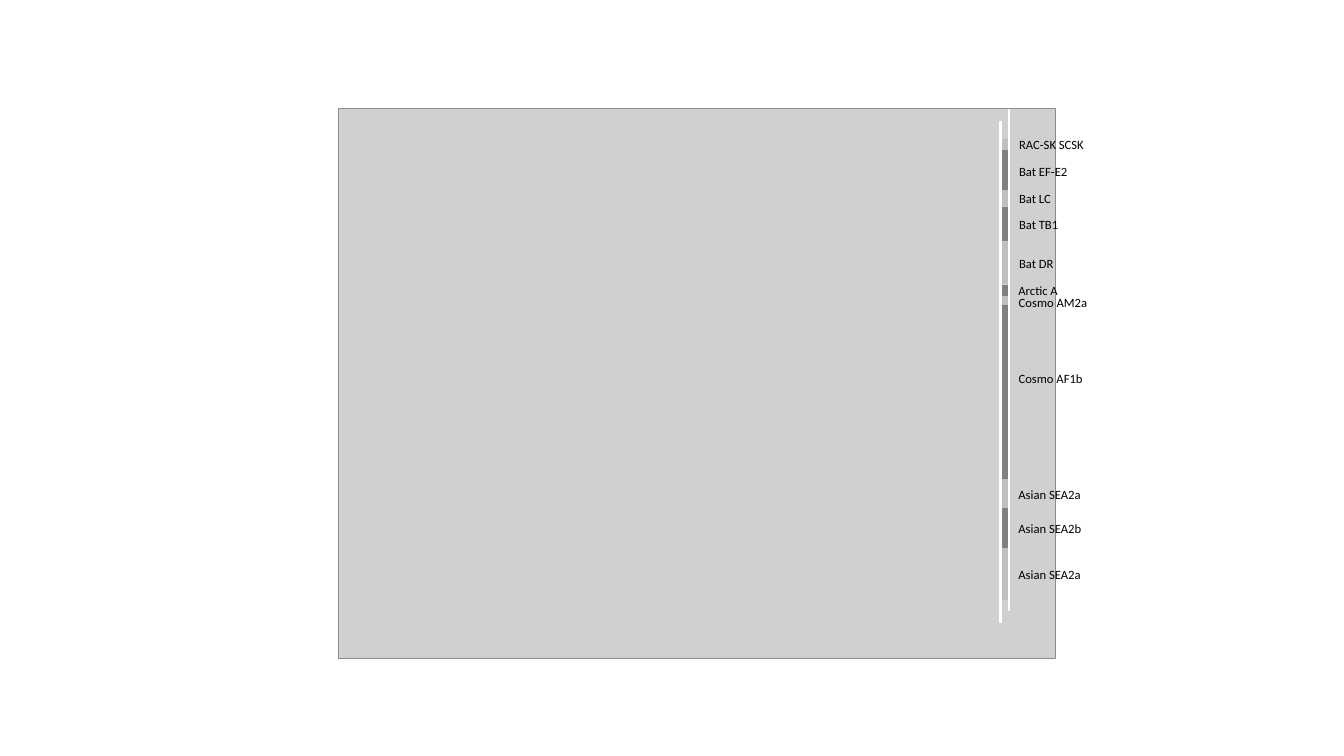
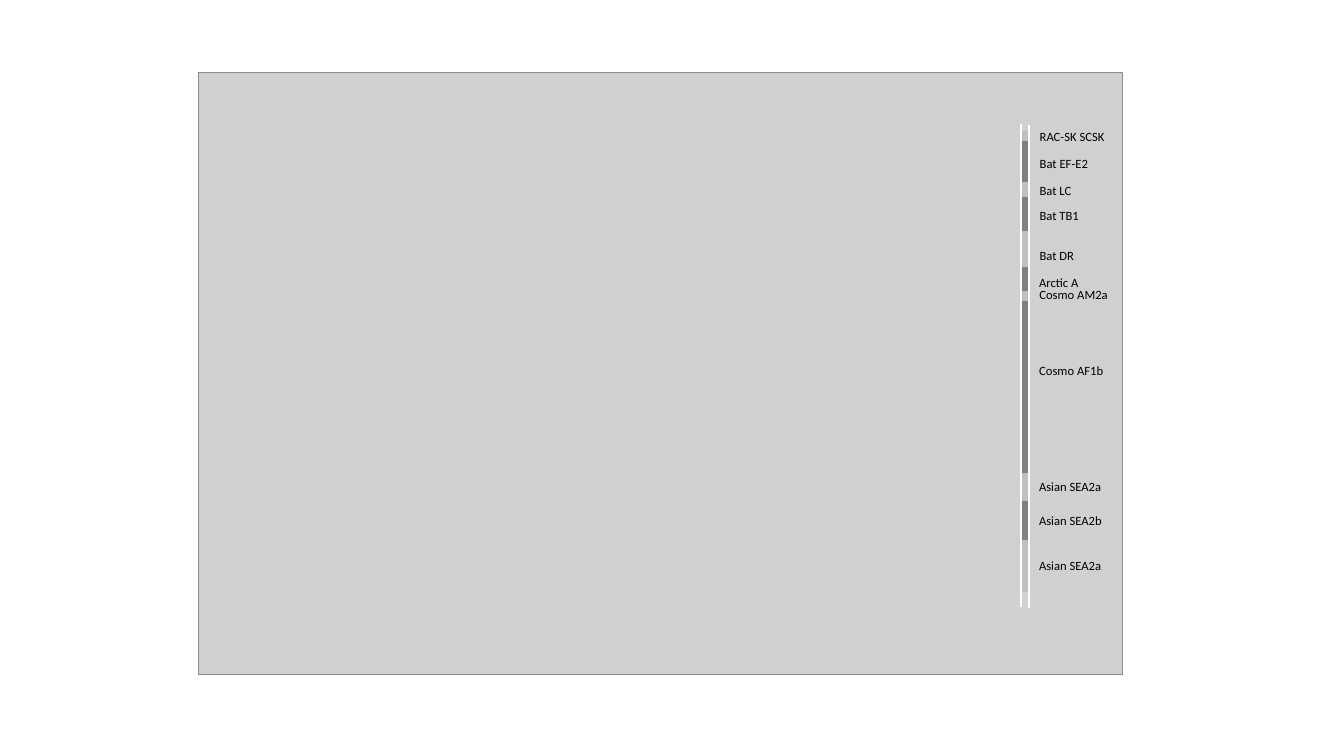
Before and after one commit to RowanDurrant/rabies-codon-bias, a slide deck: slide 1 of plots/annotations.pptx. Drawn at 1344x756 pixels with LibreOffice and Linux fonts; fonts in the diff are those of the drawing; grey boxes stand for pictures. Boxes give left, top, right and bottom in pixels: in the first picture for what was removed or moved away, otherwise in the second. Text is boxed around its words. In the diff, an @@ line names an element or a change of style, - is before the commit and + after.

```diff
--- a/plots/annotations.pptx
+++ b/plots/annotations.pptx
@@ rectangle: place and size @@
-rectangle at <box>331,100,1123,673</box>
+rectangle at <box>199,73,1118,676</box>
@@ picture: place and size @@
-picture at <box>338,109,1055,658</box>
+picture at <box>199,73,1122,676</box>
@@ line moved from (1009, 109) - (1009, 611) to (1021, 124) - (1021, 607) @@
@@ line (1021, 124) - (1021, 607): stroke #FFFFFF 1.5 pt to #FFFFFF 1 pt @@
@@ line moved from (1001, 121) - (1001, 623) to (1029, 125) - (1029, 608) @@
@@ line (1029, 125) - (1029, 608): stroke #FFFFFF 2.25 pt to #FFFFFF 1 pt @@
@@ line moved from (1005, 191) - (1005, 207) to (1025, 176) - (1025, 199) @@
@@ 11 texts, 5 lines: place and size @@
-11 texts, 5 lines at <box>1004,139,1088,600</box>
+11 texts, 5 lines at <box>1025,131,1108,592</box>
@@ line moved from (1005, 284) - (1005, 295) to (1025, 267) - (1025, 291) @@
@@ 4 lines: place and size @@
-4 lines at <box>1005,295,1005,548</box>
+4 lines at <box>1025,291,1025,541</box>
```
Also in this commit, not shown: 5 other files.
